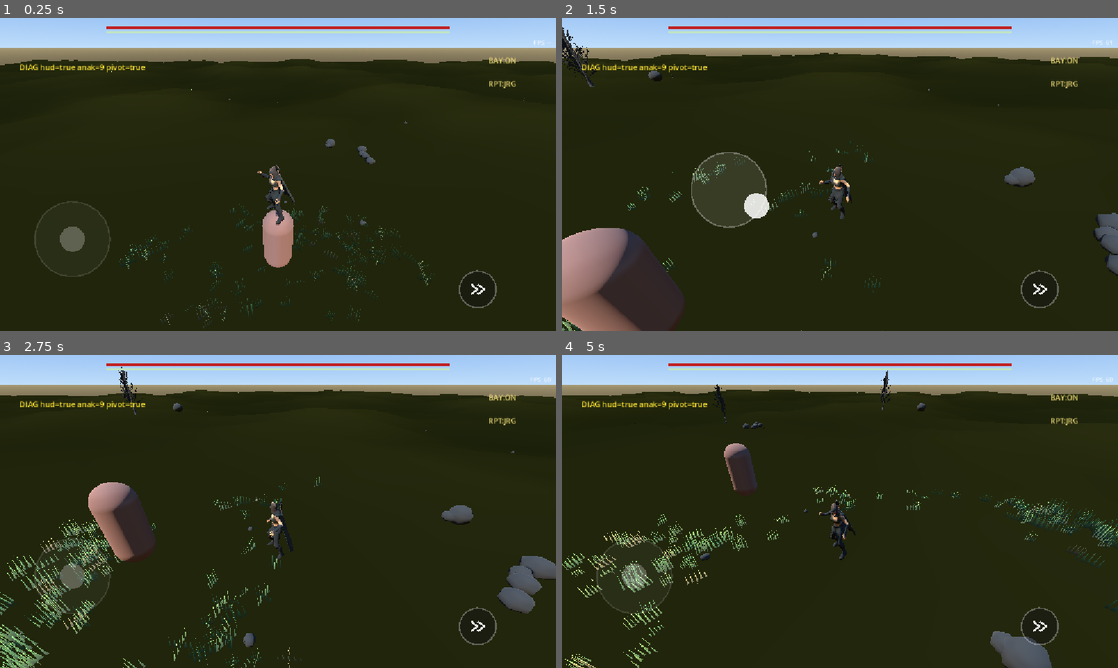
Above: before the commit, frames 1-4 (two rows, left to right).
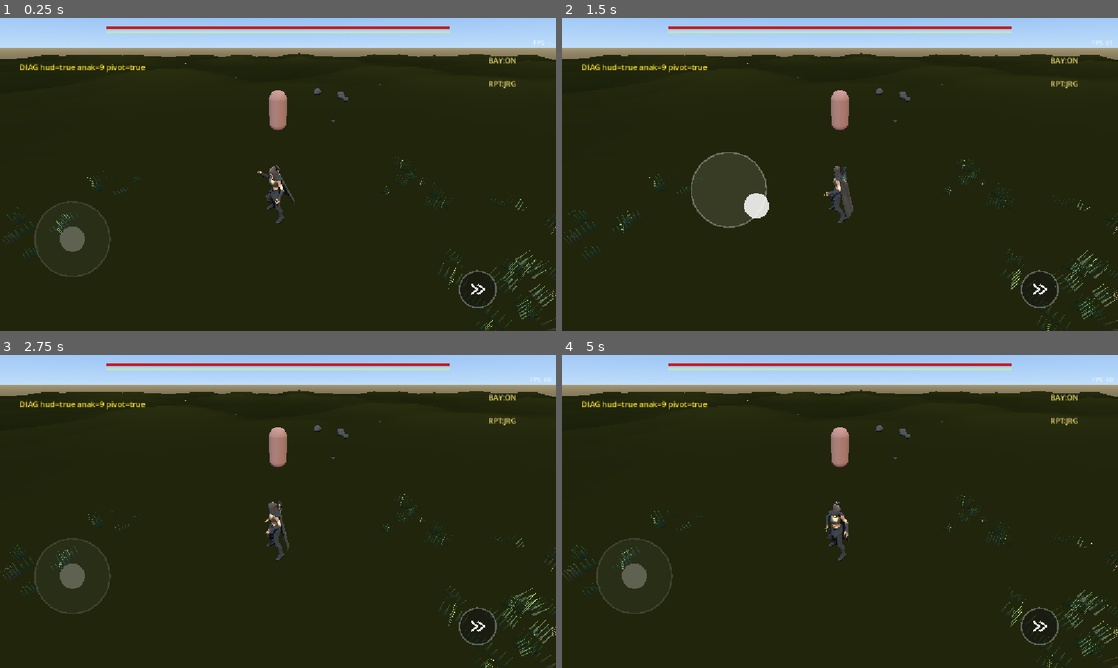
Above: after the commit, the same moments.

Repository: muzape28-blip/ZDEV-RPG
Game: Godot game, scene res://scenes/main.tscn
Two runs of this game, one before a commit and one after it. Both use one fixed random seed, a clock stepped at 60 frames per second and the inputs below.
Inputs (mouse positions are in pixels of both pictures, inside the frame that each line leads up to):
- Up to frame 1 (0.25 s): no input
- Up to frame 2 (1.5 s): drag from (1040, 290) to (895, 105) at 0.52 s; drag from (728, 190) to (812, 237) at 1.27 s
- Up to frame 3 (2.75 s): move the mouse to (333, 442) at 2.02 s; click (333, 442) at 2.17 s
- Up to frame 4 (5 s): drag from (812, 574) to (673, 464) at 2.77 s; move the mouse to (1006, 558) at 3.52 s; click (1006, 558) at 3.67 s; drag from (673, 464) to (756, 433) at 4.27 s

The runs differ from the first frame. In frame 1, 4.4% of the frame differs, in the area x 0-100%, y 11-100%; in frame 2, 9.3%, in the area x 0-100%, y 2-100%; in frame 3, 7.8%; in frame 4, 5.9%.
Error after the commit: Parse Error: Cannot infer the type of "cyaw" variable because the value doesn't have a set type. (res://scripts/player_controller.gd:42)

Commit message:
fix dodge: mapping relatif kamera + slot DodgeForward + dash 15/0.26
Akar: mapping relatif hadap karakter selalu menghasilkan 'depan'
(karakter menghadap stick) => anim dodge tak pernah kepakai.
Kini relatif kamera; tanpa input = DodgeBack beranimasi.

Co-authored-by: arena-agent <297053741+arena-agent@users.noreply.github.com>

Diff:
--- a/scripts/player_controller.gd
+++ b/scripts/player_controller.gd
@@ -2,8 +2,8 @@
 
 # M0: gerak + dodge. Attack masih stub (masuk M1).
 @export var walk_speed := 6.0
-@export var dash_speed := 13.0
-@export var dash_duration := 0.22
+@export var dash_speed := 15.0
+@export var dash_duration := 0.26
 @export var accel := 40.0
 @export var gravity_strength := 20.0
 
@@ -27,25 +27,28 @@
 	var dir := _move_direction()
 	var alias := ""
 	if dir.length_squared() < 0.01:
-		# tanpa input: dash MENJAUHI kamera (masuk layar), bukan mundur
+		# tanpa input: backstep dengan animasi DodgeBack
 		var cam := get_node_or_null("CameraPivot/Camera3D")
 		if cam != null:
 			dir = -cam.global_transform.basis.z
 		else:
 			dir = -global_transform.basis.z
 		dir.y = 0.0
+		alias = "DodgeBack"
 	else:
-		# arah relatif hadap => pilih anim dodge berarah (aset user)
-		var fwd := -global_transform.basis.z
-		fwd.y = 0.0
-		if fwd.length_squared() > 0.01:
-			fwd = fwd.normalized()
+		# arah stick relatif KAMERA (bukan hadap karakter — karakter selalu
+		# menghadap stick, jadi referensi hadap selalu "depan" = bug lama)
+		var pivot := get_node_or_null("CameraPivot")
+		var cyaw := pivot.rotation.y if pivot != null else 0.0
+		var fwd := Vector3(-sin(cyaw), 0.0, -cos(cyaw))
 		var rgt := Vector3(-fwd.z, 0.0, fwd.x)
 		var lat := dir.dot(rgt)
 		var lon := dir.dot(fwd)
 		if abs(lat) > abs(lon):
 			alias = "DodgeRight" if lat > 0.0 else "DodgeLeft"
-		elif lon < 0.0:
+		elif lon > 0.0:
+			alias = "DodgeForward"
+		else:
 			alias = "DodgeBack"
 	dash_dir = dir.normalized()
 	dash_timer = dash_duration
--- a/scripts/proxy_humanoid.gd
+++ b/scripts/proxy_humanoid.gd
@@ -34,6 +34,7 @@
 	["res://ASSETS/ARRISA/Standing Dodge Left.fbx", "DodgeLeft", false],
 	["res://ASSETS/ARRISA/Standing Dodge Right.fbx", "DodgeRight", false],
 	["res://ASSETS/ARRISA/Standing Dodge Backward.fbx", "DodgeBack", false],
+	["res://ASSETS/ARRISA/Standing Dodge Forward.fbx", "DodgeForward", false],
 ]
 
 
